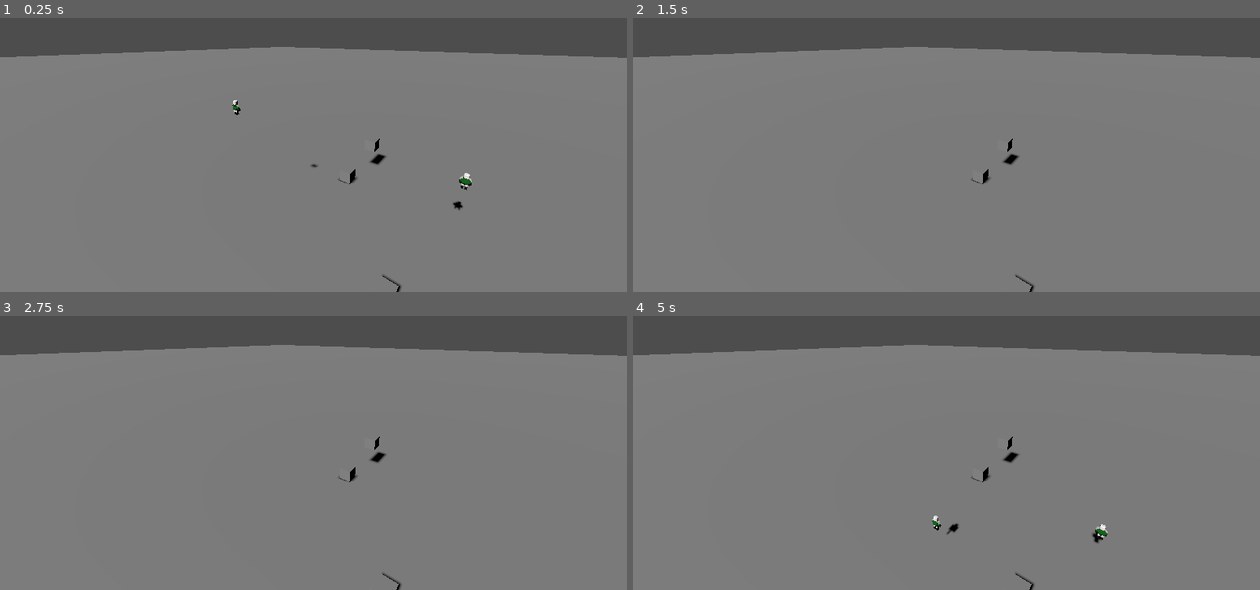
Above: before the commit, frames 1-4 (two rows, left to right).
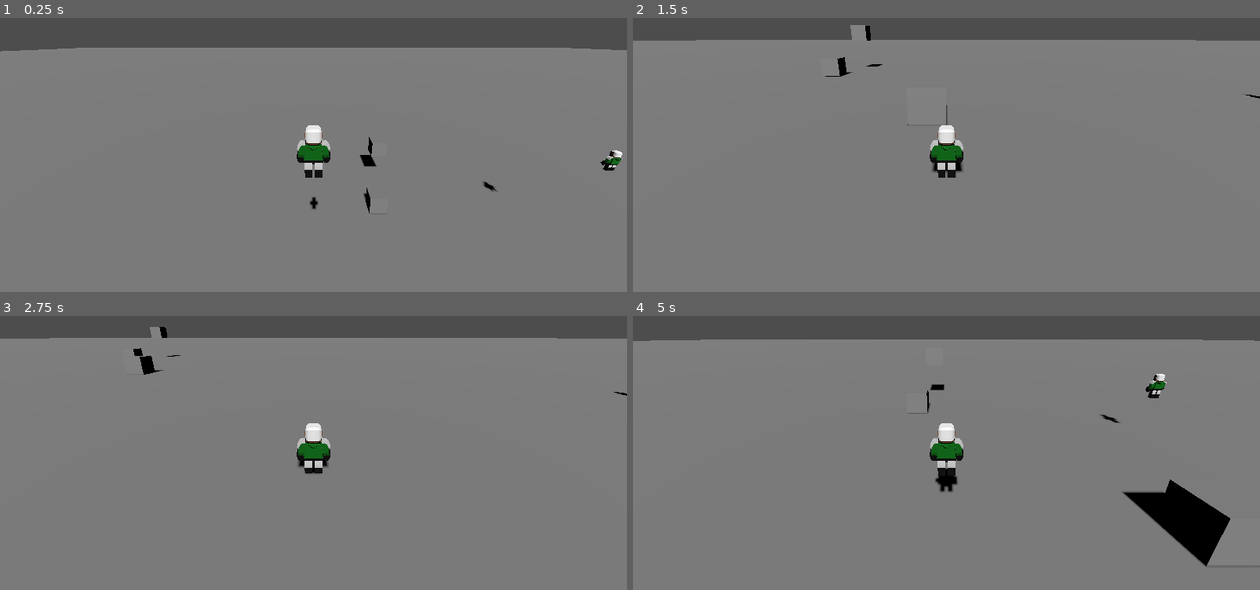
Above: after the commit, the same moments.

Repository: kevinlights/ChocoDriver
Game: Godot game, scene res://run/levels/infinite_level.tscn
Same seed, same stepped clock (60 frames per second), same inputs: the game is played once before the commit and once after it.
Inputs:
- Up to frame 1 (0.25 s): no input
- Up to frame 2 (1.5 s): hold Right (move_right) 0.53-1.28 s; tap Space (jump) at 0.77 s; hold Down (move_back) from 1.28 s (still down)
- Up to frame 3 (2.75 s): tap Space (jump) at 1.52 s; release Down (move_back) at 2.03 s; hold Right (move_right) from 2.03 s (still down)
- Up to frame 4 (5 s): release Right (move_right) at 2.78 s; hold Up (move_forward) 2.78-3.53 s; tap Space (jump) at 3.02, 3.77, 4.52 s; hold Left (move_left) from 3.53 s (still down)

The runs differ from the first frame. In frame 1, 2.9% of the frame differs, in the area x 0-100%, y 10-100%; in frame 2, 5.7%; in frame 3, 5.6%; in frame 4, 7.8%, in the area x 0-100%, y 8-100%.

Commit message:
:wrench: Make camera relative to the player

Diff:
--- a/first3d/run/levels/infinite_level.tscn
+++ b/first3d/run/levels/infinite_level.tscn
@@ -28,11 +28,11 @@
 [node name="MainWalker" parent="." instance=ExtResource("1_x0026")]
 transform = Transform3D(1, 0, 0, 0, 1, 0, 0, 0, 1, -10, 9, 0)
 
+[node name="CameraPlayer" type="Camera3D" parent="MainWalker"]
+transform = Transform3D(1, 0, 0, 0, 0.944949, 0.327218, 0, -0.327218, 0.944949, 0, 2.18524, 3.2779)
+
 [node name="NpcWalker1" parent="." instance=ExtResource("1_x0026")]
 transform = Transform3D(1, 0, 0, 0, 1, 0, 0, 0, 1, 2.0621, 6.0173, -4.87909)
-
-[node name="CameraPlayer" type="Camera3D" parent="."]
-transform = Transform3D(0.800533, -0.194387, 0.566887, 0, 0.945933, 0.324363, -0.599289, -0.259663, 0.75725, 1.84912, 10.9771, 7.9188)
 
 [node name="Box1" parent="." instance=ExtResource("2_e8xto")]
 transform = Transform3D(1, 0, 0, 0, 1, 0, 0, 0, 1, 0, -0.5, 0)
